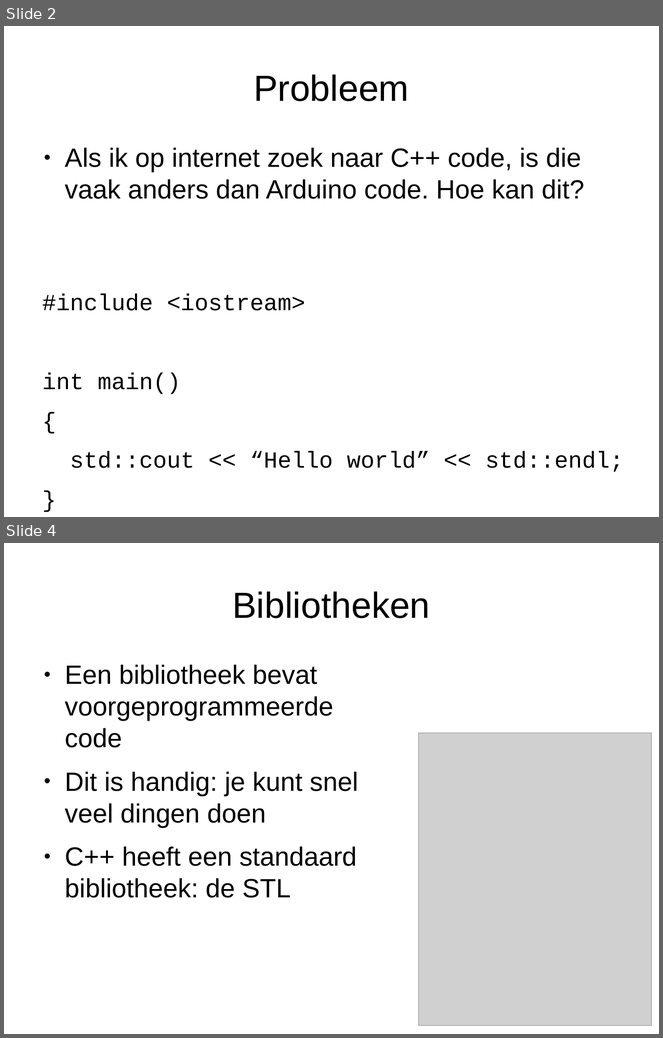
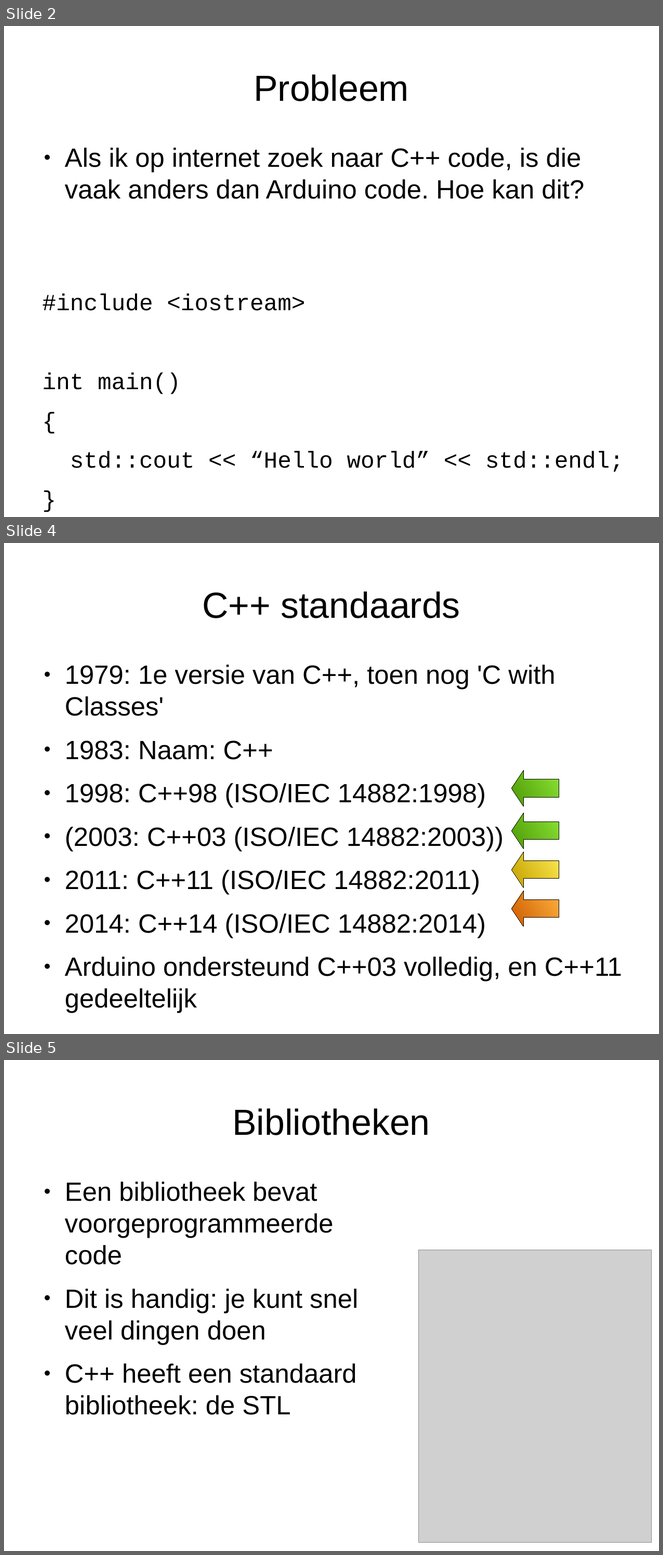
Before and after one commit to djog/arduino_cursus, a slide deck: Raw/ArduinoEnCpp.odp. Shown one above the other, each under a label of ours: slides 2 and 4 before the commit, slides 2, 4 and 5 after it; the slides between them are not shown. The pictures are 663x1038 and 663x1555 pixels, drawn with LibreOffice and Linux fonts; fonts in the diff are those of the drawing; grey boxes stand for pictures. Boxes give left, top, right and bottom in pixels: in the first picture for what was removed or moved away, otherwise in the second. Text is boxed around its words. In the diff, an @@ line names an element or a change of style, - is before the commit and + after.

```diff
--- a/Raw/ArduinoEnCpp.odp
+++ b/Raw/ArduinoEnCpp.odp
@@ slide 4 added at [4,543,659,1034], background #FFFFFF @@
@@ title added at [202,591,460,618], 44 pt, text #000000 @@
+C++ standaards
@@ text added at [65,665,622,1014], 32 pt, text #000000 @@
+● 1979: 1e versie van C++, toen nog 'C with Classes'
+● 1983: Naam: C++
+● 1998: C++98 (ISO/IEC 14882:1998)
+● (2003: C++03 (ISO/IEC 14882:2003))
+● 2011: C++11 (ISO/IEC 14882:2011)
+● 2014: C++14 (ISO/IEC 14882:2014)
+● Arduino ondersteund C++03 volledig, en C++11 gedeeltelijk
@@ left arrow added at [512,771,559,807], fill gradient #8AE234 to #4E9A06, outline #000000 0 pt @@
@@ left arrow added at [512,813,559,849], fill gradient #8AE234 to #4E9A06, outline #000000 0 pt @@
@@ left arrow added at [512,852,559,888], fill gradient #FCE94F to #C4A000, outline #000000 0 pt @@
@@ left arrow added at [512,891,559,927], fill gradient #FCAF3E to #CE5C00, outline #000000 0 pt @@
@@ what was slide 4 is now slide 5 @@
```
Also in this commit, not shown: 3 slides changed, 3 other slides added, 1 slide removed, 5 other files.
